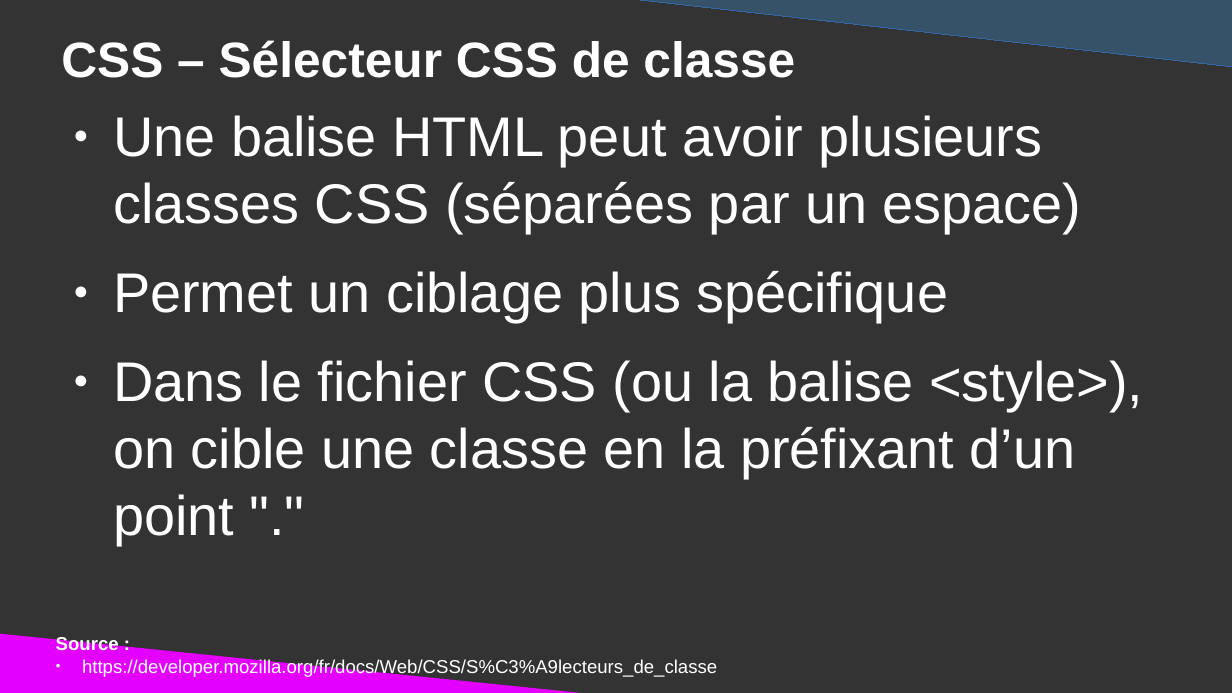
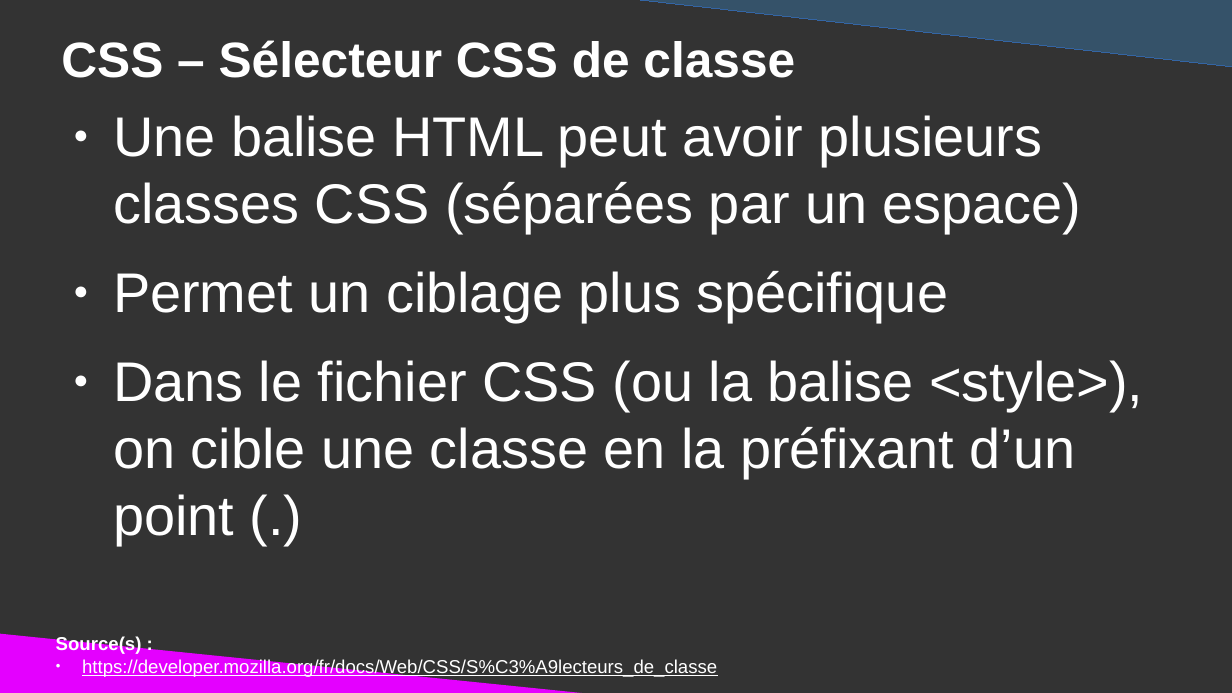
Before and after one commit to DanYellow/cours, a slide deck: slide 32 of integration-web-s1/travaux-pratiques/numero-3/presentation.odp (slide 31 before the commit). Drawn at 1232x693 pixels with LibreOffice and Linux fonts; fonts in the diff are those of the drawing. Boxes give left, top, right and bottom in pixels: in the first picture for what was removed or moved away, otherwise in the second. Text is boxed around its words. In the diff, an @@ line names an element or a change of style, - is before the commit and + after.

```diff
--- a/integration-web-s1/travaux-pratiques/numero-3/presentation.odp
+++ b/integration-web-s1/travaux-pratiques/numero-3/presentation.odp
@@ text at <box>113,360,1143,545</box>: text changed @@
-● Dans le fichier CSS (ou la balise <style>), on cible une classe en la préfixant d’un point "."
+● Dans le fichier CSS (ou la balise <style>), on cible une classe en la préfixant d’un point (.)
@@ text at <box>56,636,142,655</box>: text changed @@
-Source :
+Source(s) :
@@ text at <box>82,658,717,677</box>: underline on in "https://developer.mozilla.org/fr/docs/Web/CSS/S%C3%A9lecteur ..." @@
```
Also in this commit, not shown: 17 other slides changed, 1 slide added, 6 other files.
